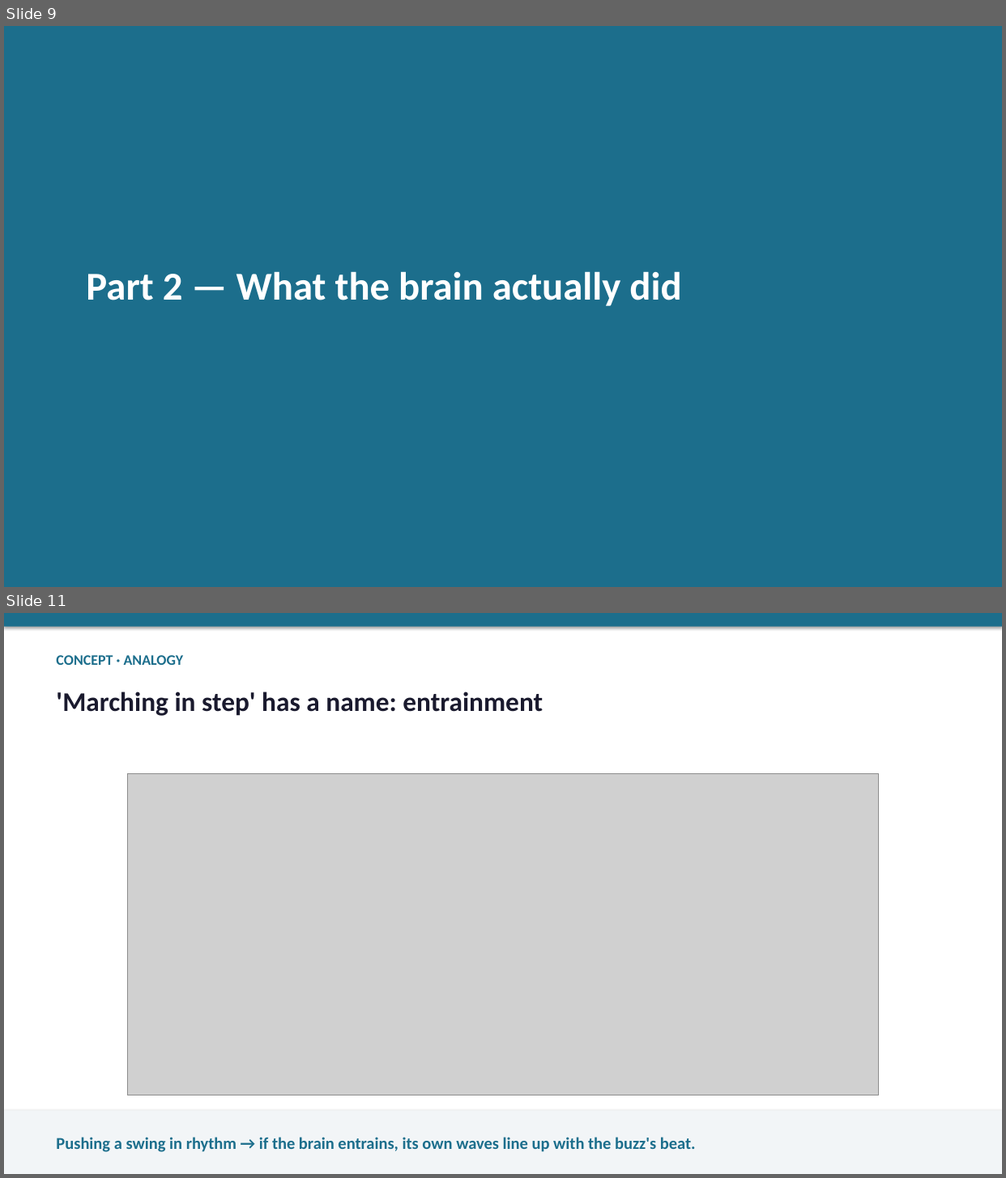
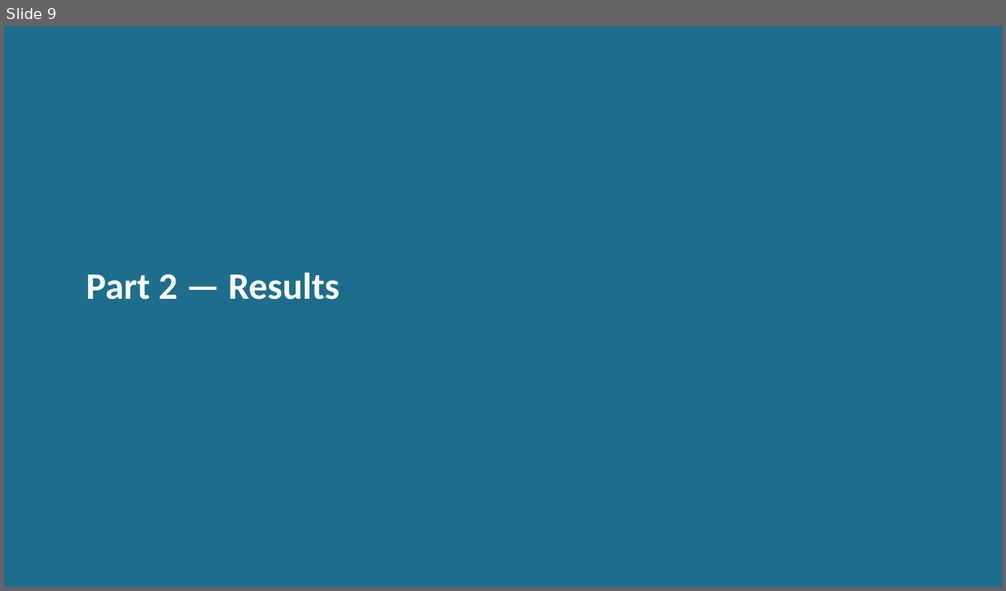
Before and after one commit to wehabit/hpaticmousebuzsakilab, a slide deck: presentation/haptic_brain_talk.pptx. Shown one above the other, each under a label of ours: slides 9 and 11 before the commit, slide 9 after it; the slides between them are not shown. The pictures are 1006x1178 and 1006x591 pixels, drawn with LibreOffice and Linux fonts; fonts in the diff are those of the drawing; grey boxes stand for pictures. Boxes give left, top, right and bottom in pixels: in the first picture for what was removed or moved away, otherwise in the second. Text is boxed around its words. In the diff, an @@ line names an element or a change of style, - is before the commit and + after.

```diff
--- a/presentation/haptic_brain_talk.pptx
+++ b/presentation/haptic_brain_talk.pptx
@@ slide 11 removed at [4, 613, 1002, 1174], background #FFFFFF @@
@@ rectangle removed at [4, 613, 1002, 627] @@
@@ text removed at [56, 655, 184, 665] @@
-CONCEPT · ANALOGY
@@ text removed at [56, 692, 543, 716] @@
-'Marching in step' has a name: entrainment
@@ picture removed at [127, 774, 879, 1096] @@
@@ rectangle removed at [4, 1111, 1002, 1174] @@
@@ text removed at [56, 1137, 696, 1152] @@
-Pushing a swing in rhythm → if the brain entrains, its own waves line up with the buzz's beat.
@@ slide 9 changed as well @@
@@ text at [86, 272, 339, 300]: text changed; size 38 to 36 pt @@
-Part 2 — What the brain actually did
+Part 2 — Results
```
Also in this commit, not shown: 18 other slides changed, 7 slides added, 6 other slides removed, 9 other files.
